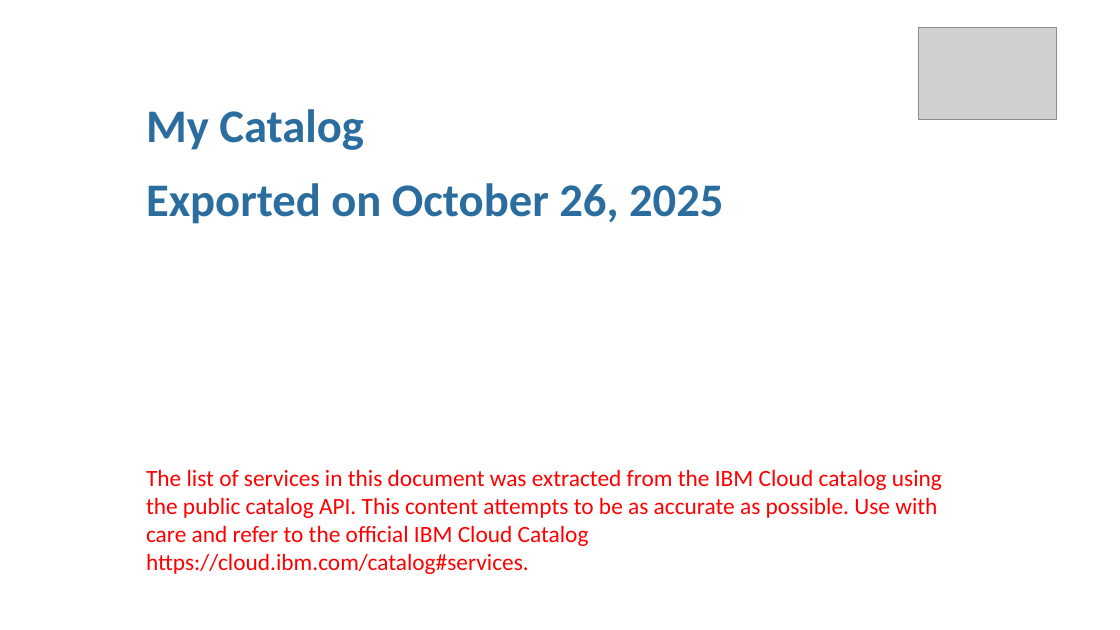
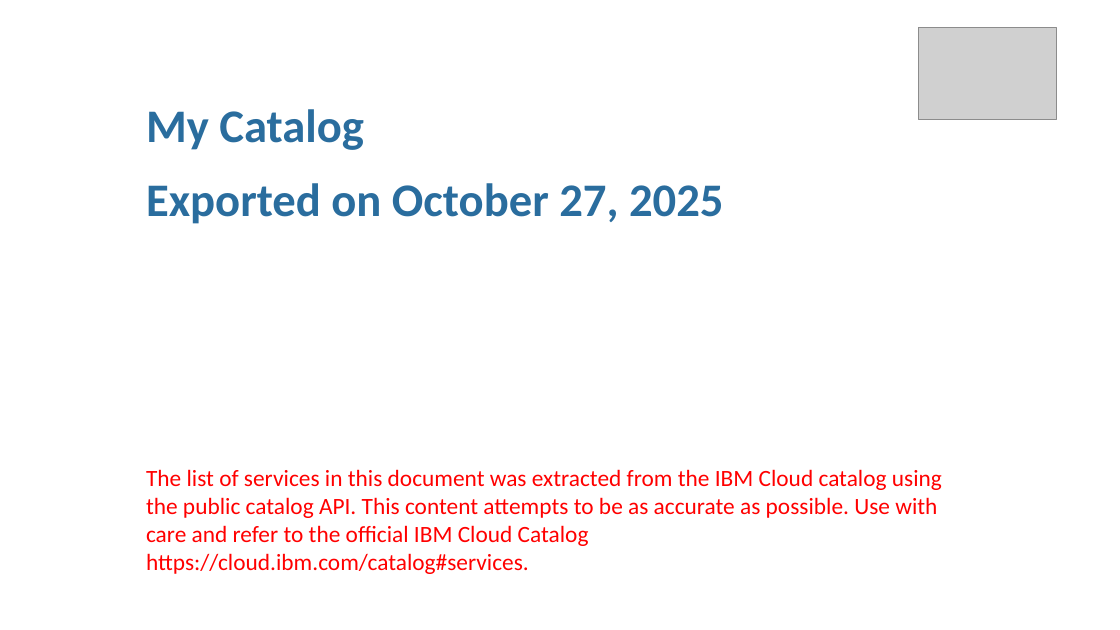
Before and after one commit to aairom/mycatalog, a slide deck: slide 1 of docs/generated/mycatalog.pptx. Drawn at 1120x630 pixels with LibreOffice and Linux fonts; fonts in the diff are those of the drawing; grey boxes stand for pictures. Boxes give left, top, right and bottom in pixels: in the first picture for what was removed or moved away, otherwise in the second. Text is boxed around its words. In the diff, an @@ line names an element or a change of style, - is before the commit and + after.

```diff
--- a/docs/generated/mycatalog.pptx
+++ b/docs/generated/mycatalog.pptx
@@ text at <box>146,183,723,224</box>: text changed @@
-Exported on October 26, 2025
+Exported on October 27, 2025
```
Also in this commit, not shown: 7 other files.
